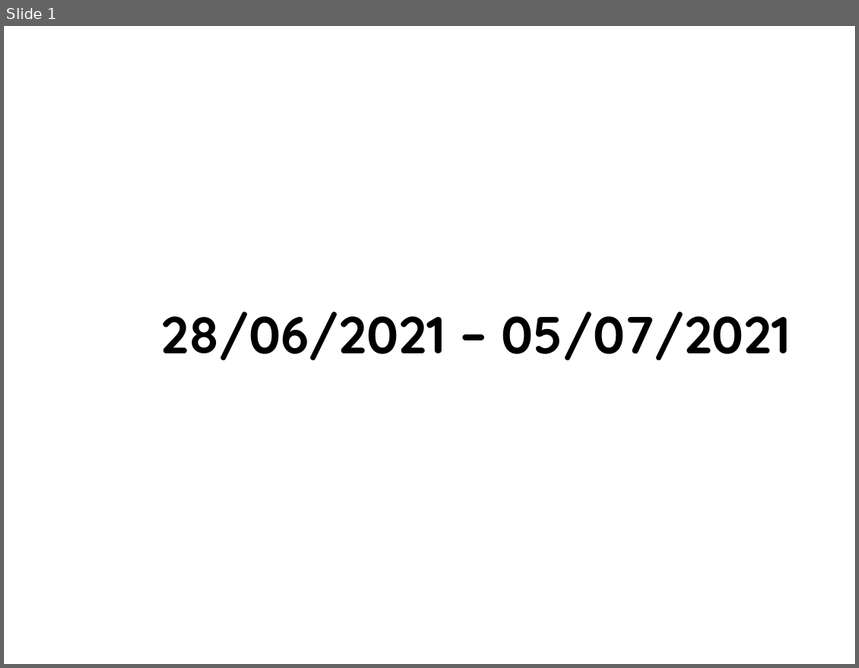
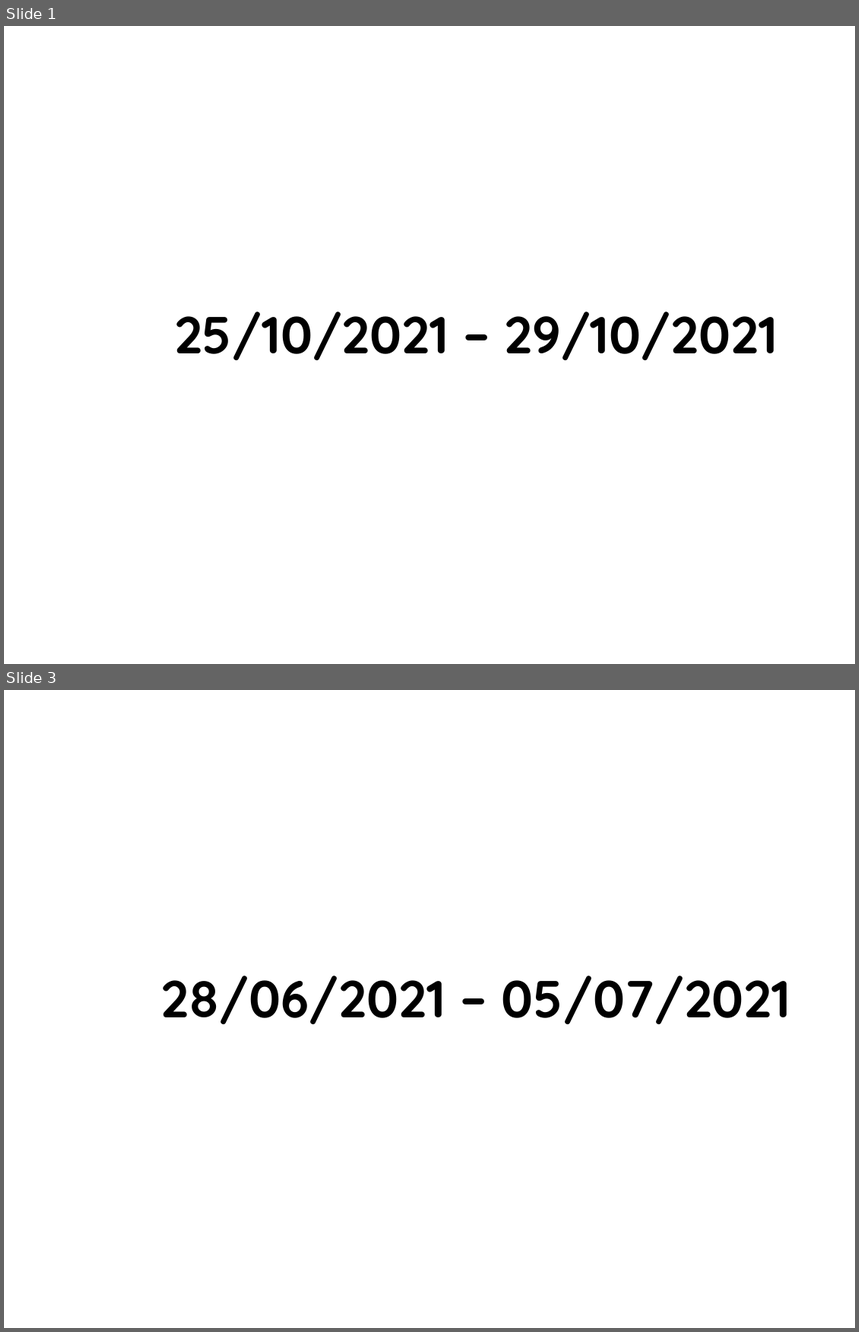
Before and after one commit to AXDELAROSA/CLASIFICACION_PIELES, a slide deck: Scripts_R100_Materiales/Folios_Transaccion/Docs/IT_DEV_FOLIOS_22102020.pptx. Shown one above the other, each under a label of ours: slide 1 before the commit, slides 1 and 3 after it; the slides between them are not shown. The pictures are 859x668 and 859x1332 pixels, drawn with LibreOffice and Linux fonts; fonts in the diff are those of the drawing; background and template pictures are left out. Boxes give left, top, right and bottom in pixels: in the first picture for what was removed or moved away, otherwise in the second. Text is boxed around its words. In the diff, an @@ line names an element or a change of style, - is before the commit and + after.

```diff
--- a/Scripts_R100_Materiales/Folios_Transaccion/Docs/IT_DEV_FOLIOS_22102020.pptx
+++ b/Scripts_R100_Materiales/Folios_Transaccion/Docs/IT_DEV_FOLIOS_22102020.pptx
@@ slide 1 added at (x1=4, y1=26, x2=855, y2=664), background picture (left out) @@
@@ text added at (x1=174, y1=312, x2=778, y2=360), 44 pt, text #000000, bold @@
+25/10/2021 – 29/10/2021
@@ what was slide 1 is now slide 3 @@
```
Also in this commit, not shown: 1 other slide added, 11 other files.
